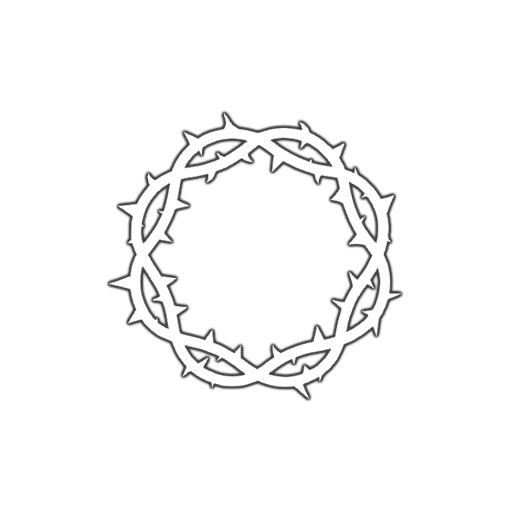
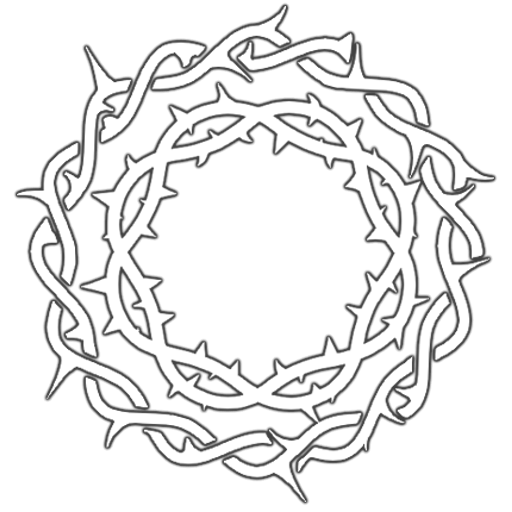
Two versions of the same layered image (512×512). Layer-by-layer changes:
added group "Copy of Group 4" (1st of 2) with 3 layers above "Copy of Group 4" over left=13, top=2, right=498, bottom=505
added layer "Paint Layer 5" (1st of 3, in "Copy of Group 4") in group "Copy of Group 4" over left=13, top=2, right=498, bottom=505
added layer "Paint Layer 2" (1st of 3, in "Copy of Group 4") in group "Copy of Group 4" over left=64, top=64, right=448, bottom=448
hid group "Group 4" (3 layers) over left=13, top=2, right=498, bottom=505
